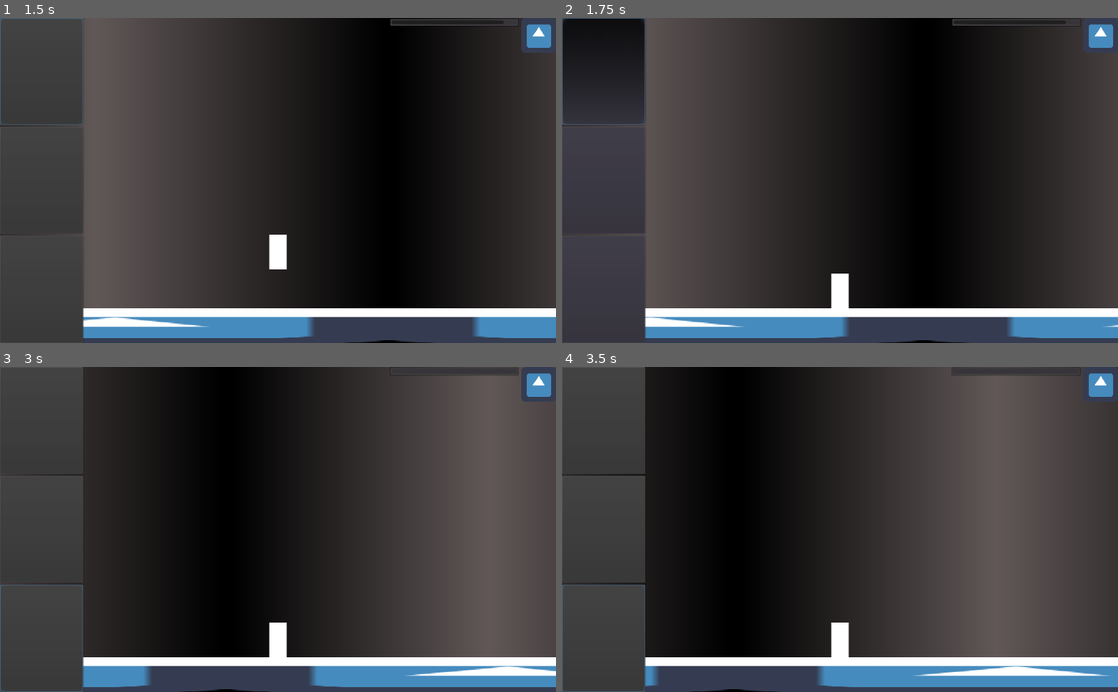
Above: before the commit, frames 1-4 (two rows, left to right).
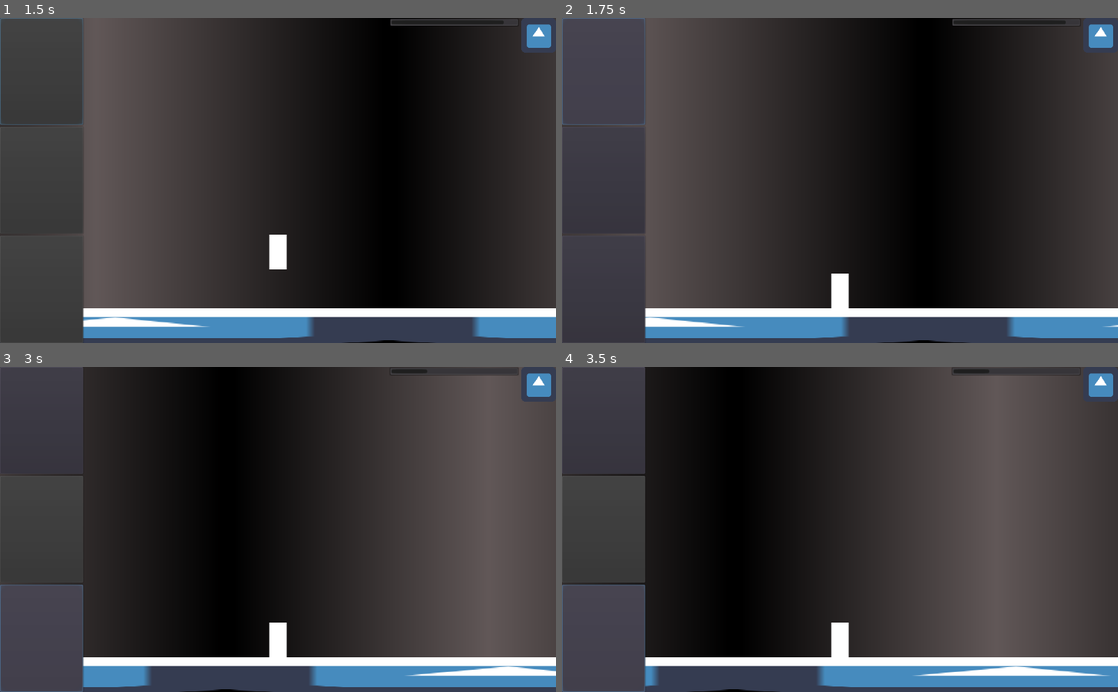
Above: after the commit, the same moments.

Repository: iniyanijoseph/Gravity
Game: Godot game, scene res://Main.tscn
The game is run twice, just before and just after one commit, with the same random seed, the same clock (stepped at 60 frames per second) and the same inputs. The engine's default icon, where the game draws it, is replaced by a stand-in: a white triangle on a blue panel in a dark square.
Inputs (mouse positions are in pixels of both pictures, inside the frame that each line leads up to):
- Up to frame 1 (1.5 s): click (38, 70) at 0.5 s
- Up to frame 2 (1.75 s): no input
- Up to frame 3 (3 s): click (38, 529) at 2 s; click (38, 640) at 2.75 s
- Up to frame 4 (3.5 s): no input

Frame 1 is identical in both runs. In frame 2, 4.0% of the frame differs, in the area x 0-15%, y 0-28%; in frame 3, less than 0.1%; in frame 4, less than 0.1%.

Commit message:
Polish Action Controller and Add Camera Freeze

Diff:
--- a/ActionController/ActionButton/ActionButton.tscn
+++ b/ActionController/ActionButton/ActionButton.tscn
@@ -9,5 +9,4 @@
 grow_vertical = 2
 size_flags_horizontal = 3
 size_flags_vertical = 3
-toggle_mode = true
 script = ExtResource( 2 )
--- a/ActionController/ActionController.gd
+++ b/ActionController/ActionController.gd
@@ -19,20 +19,19 @@
 	pointsRemaining += 1
 	pointsBar.value = pointsRemaining
 
-
-func _on_SlamButton_toggled(button_pressed):
+func _on_SlamButton_pressed():
 	pointsRemaining -= $ActionTriggers/SlamButton.cost
 	pointsBar.value = pointsRemaining
 	PlayerActionSignalBus.slam()
 
 
-func _on_GravitateButton_toggled(button_pressed):
+func _on_GravitateButton_pressed():
 	pointsRemaining -= $ActionTriggers/GravitateButton.cost
 	pointsBar.value = pointsRemaining
 	PlayerActionSignalBus.gravitate()
 
 
-func _on_RepelButton_toggled(button_pressed):
+func _on_RepelButton_pressed():
 	pointsRemaining -= $ActionTriggers/RepelButton.cost
 	pointsBar.value = pointsRemaining
 	PlayerActionSignalBus.repel()
--- a/ActionController/ActionController.tscn
+++ b/ActionController/ActionController.tscn
@@ -1,9 +1,8 @@
-[gd_scene load_steps=5 format=2]
+[gd_scene load_steps=4 format=2]
 
 [ext_resource path="res://icon.png" type="Texture" id=1]
 [ext_resource path="res://ActionController/ActionController.gd" type="Script" id=3]
 [ext_resource path="res://ActionController/ActionButton/ActionButton.tscn" type="PackedScene" id=4]
-[ext_resource path="res://ActionController/ActionControllerButtonGroups.tres" type="ButtonGroup" id=5]
 
 [node name="ActionController" type="CanvasLayer"]
 script = ExtResource( 3 )
@@ -16,18 +15,15 @@
 size_flags_vertical = 3
 
 [node name="SlamButton" parent="ActionTriggers" instance=ExtResource( 4 )]
-group = ExtResource( 5 )
 
 [node name="GravitateButton" parent="ActionTriggers" instance=ExtResource( 4 )]
 margin_top = 201.0
 margin_bottom = 398.0
-group = ExtResource( 5 )
 cost = 5
 
 [node name="RepelButton" parent="ActionTriggers" instance=ExtResource( 4 )]
 margin_top = 402.0
 margin_bottom = 600.0
-group = ExtResource( 5 )
 cost = 3
 
 [node name="HBoxContainer" type="HBoxContainer" parent="."]
@@ -58,7 +54,10 @@
 [node name="RechargeTimer" type="Timer" parent="."]
 autostart = true
 
+[connection signal="pressed" from="ActionTriggers/SlamButton" to="." method="_on_SlamButton_pressed"]
 [connection signal="toggled" from="ActionTriggers/SlamButton" to="." method="_on_SlamButton_toggled"]
+[connection signal="pressed" from="ActionTriggers/GravitateButton" to="." method="_on_GravitateButton_pressed"]
 [connection signal="toggled" from="ActionTriggers/GravitateButton" to="." method="_on_GravitateButton_toggled"]
+[connection signal="pressed" from="ActionTriggers/RepelButton" to="." method="_on_RepelButton_pressed"]
 [connection signal="toggled" from="ActionTriggers/RepelButton" to="." method="_on_RepelButton_toggled"]
 [connection signal="timeout" from="RechargeTimer" to="." method="_on_RechargeTimer_timeout"]
--- a/ActionController/ActionControllerButtonGroups.tres
+++ /dev/null
@@ -1,3 +0,0 @@
-[gd_resource type="ButtonGroup" format=2]
-
-[resource]
